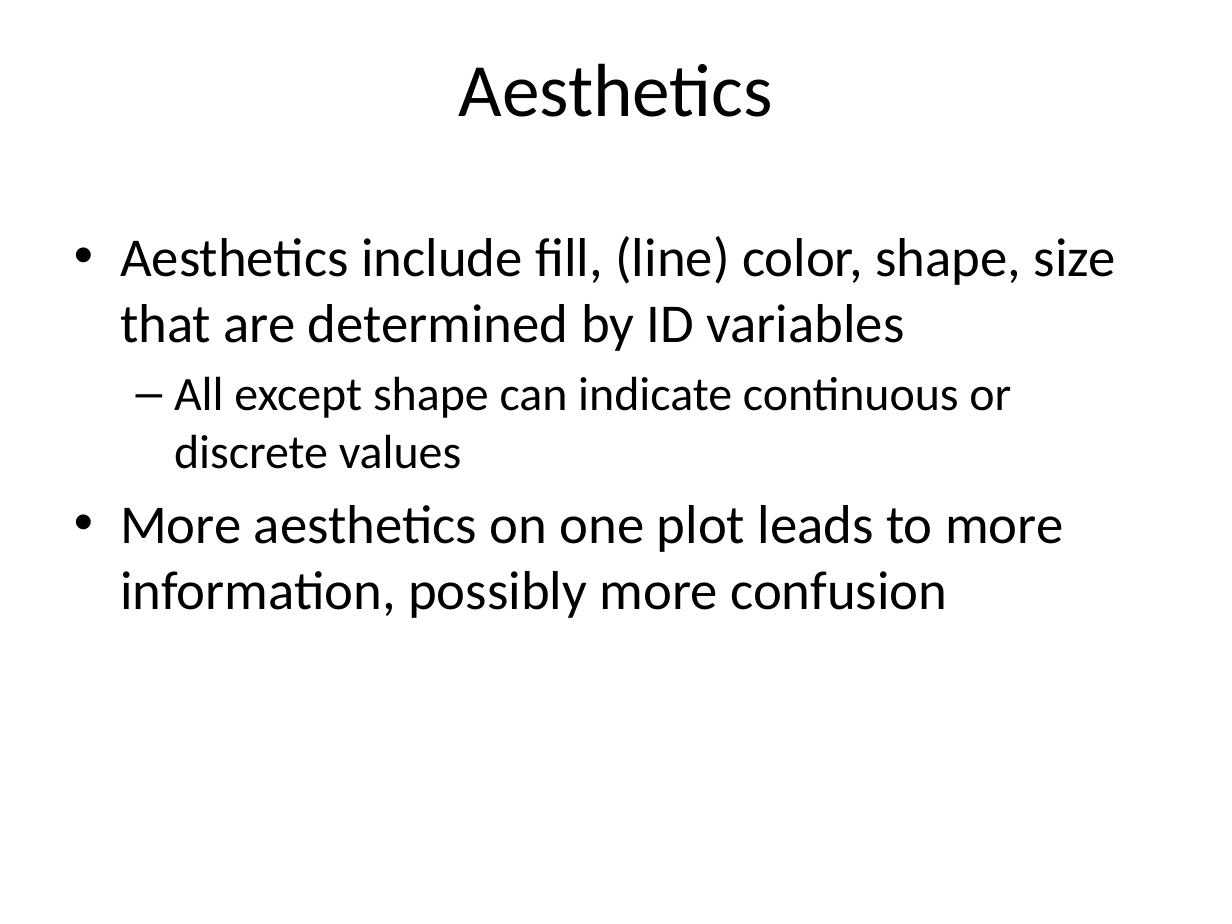
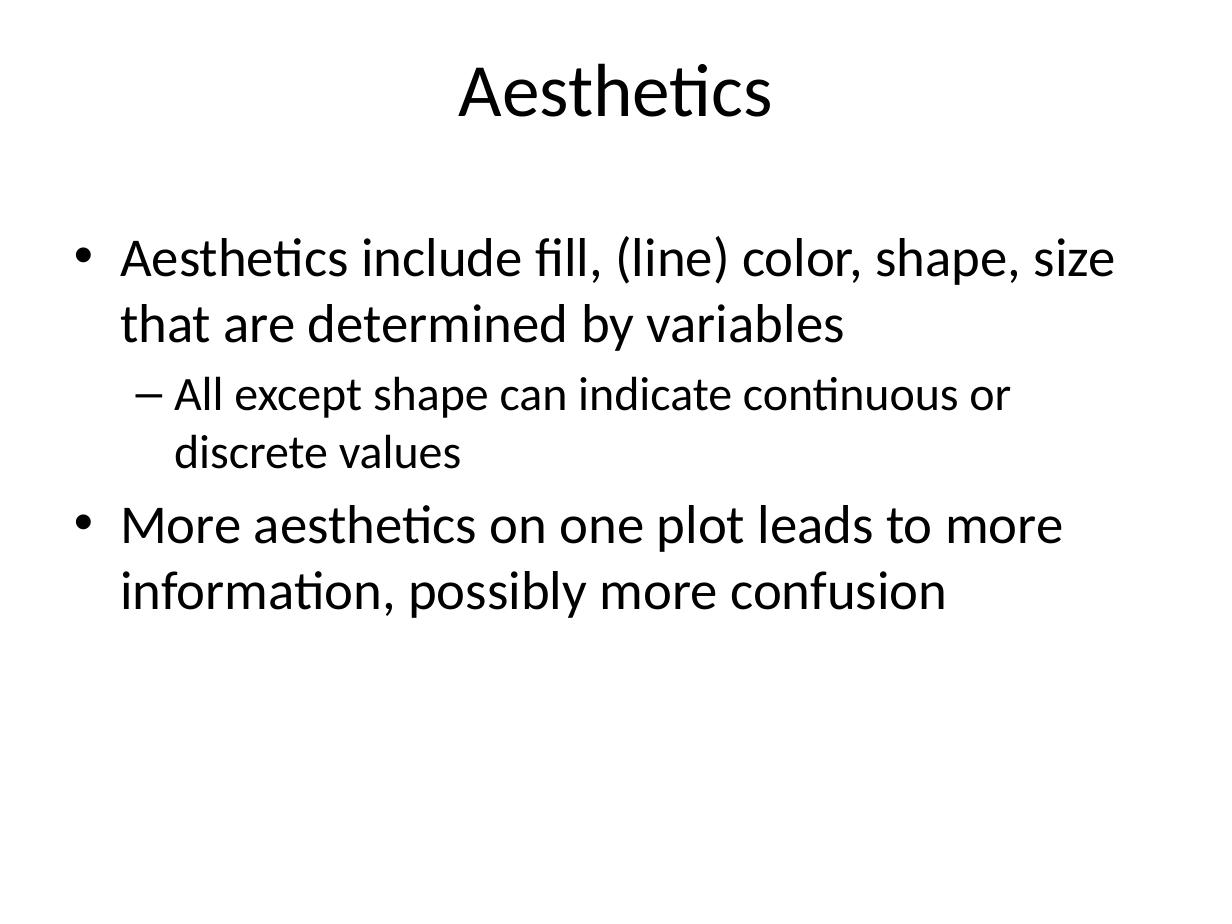
Before and after one commit to dinman/nrel-r-users, a slide deck: slide 5 of ggplot/ggplot.pptx. Drawn at 1232x924 pixels with LibreOffice and Linux fonts; fonts in the diff are those of the drawing. Boxes give left, top, right and bottom in pixels: in the first picture for what was removed or moved away, otherwise in the second. Text is boxed around its words. In the diff, an @@ line names an element or a change of style, - is before the commit and + after.

Commit message:
minor presentation update following meeting

```diff
--- a/ggplot/ggplot.pptx
+++ b/ggplot/ggplot.pptx
@@ text at [120, 236, 1116, 351]: text changed @@
-• Aesthetics include fill, (line) color, shape, size that are determined by ID variables
+• Aesthetics include fill, (line) color, shape, size that are determined by variables
```
